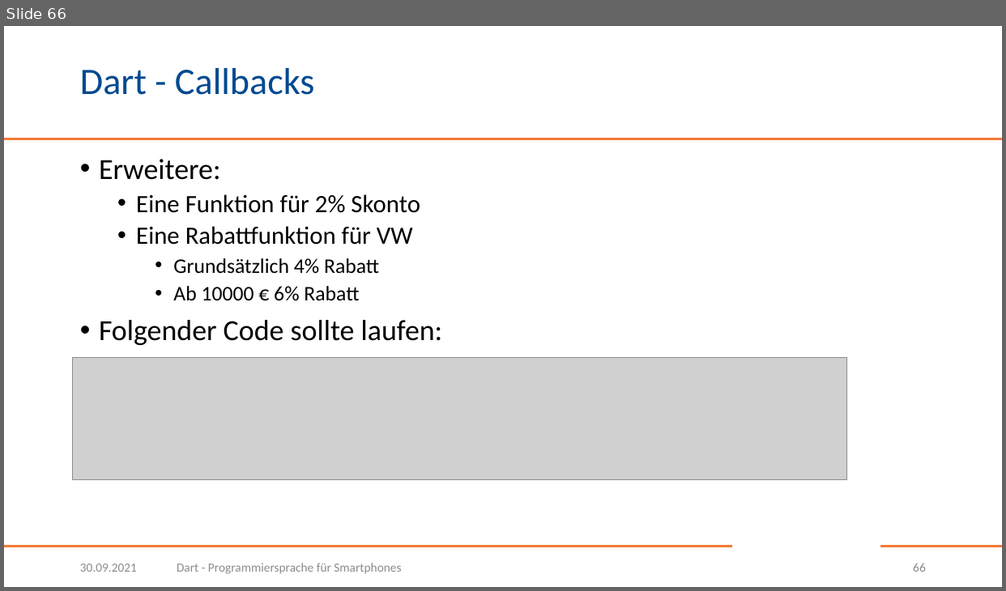
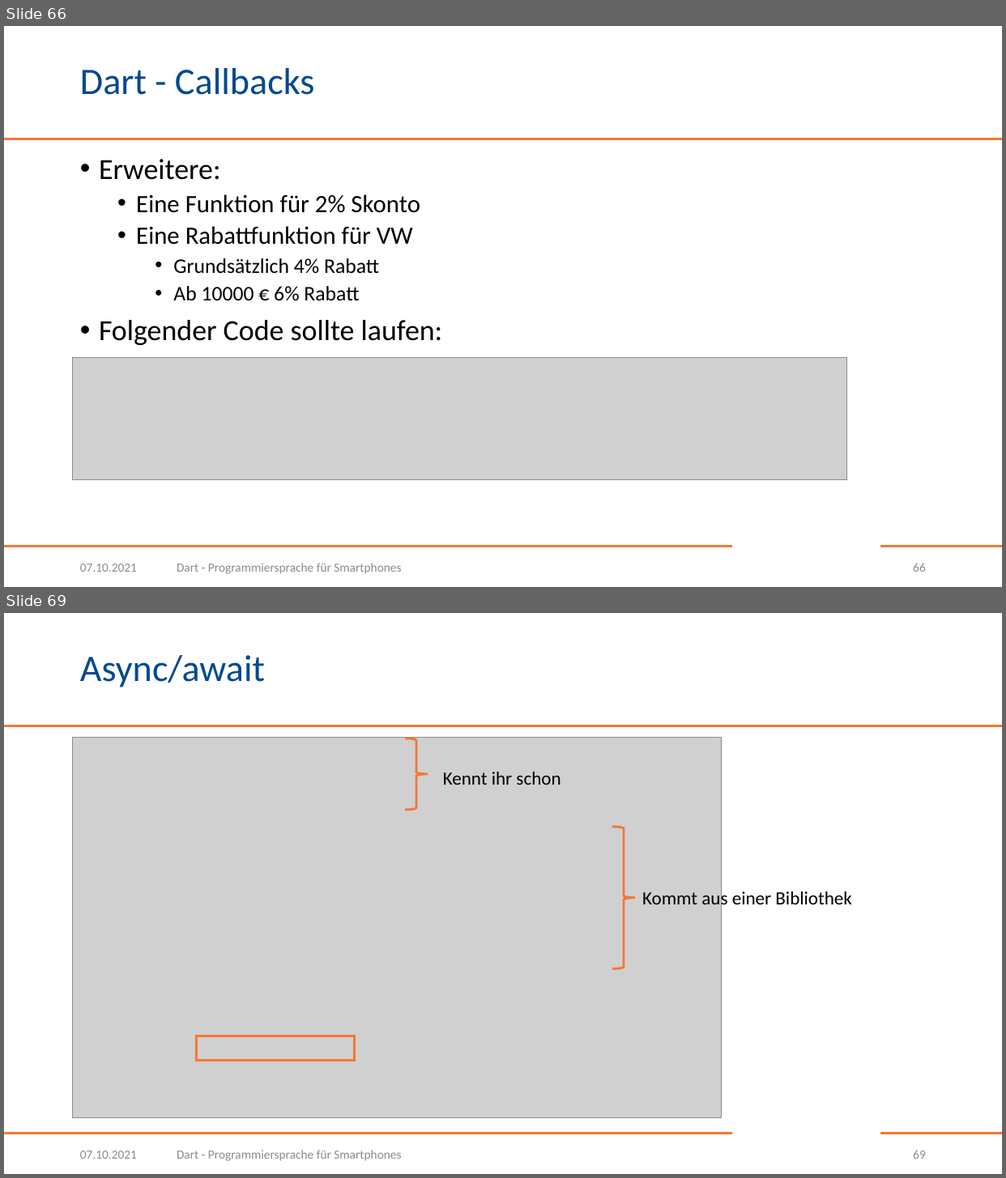
Before and after one commit to BogyMitutoyoCTL/Checklisten-App-2021, a slide deck: Dart.pptx. Shown one above the other, each under a label of ours: slide 66 before the commit, slides 66 and 69 after it; the slides between them are not shown. The pictures are 1006x591 and 1006x1178 pixels, drawn with LibreOffice and Linux fonts; fonts in the diff are those of the drawing; grey boxes stand for pictures; background and template pictures are left out. Boxes give left, top, right and bottom in pixels: in the first picture for what was removed or moved away, otherwise in the second. Text is boxed around its words. In the diff, an @@ line names an element or a change of style, - is before the commit and + after.

```diff
--- a/Dart.pptx
+++ b/Dart.pptx
@@ slide 69 added at box(4, 613, 1002, 1174), background #FFFFFF; not listed: 3 template elements that a slide beside it also shows @@
@@ title added at box(80, 655, 265, 688), 36 pt, text #004990 @@
+Async/await
@@ picture added at box(73, 737, 722, 1118) @@
@@ right brace added at box(405, 739, 428, 810), outline #F47836 2.25 pt @@
@@ text added at box(443, 772, 560, 785), 18 pt, text #000000 @@
+Kennt ihr schon
@@ right brace added at box(612, 827, 635, 969), outline #F47836 2.25 pt @@
@@ text added at box(642, 889, 852, 910), 18 pt, text #000000 @@
+Kommt aus einer Bibliothek
@@ rectangle added at box(197, 1036, 355, 1061), outline #F47836 2.25 pt @@
@@ text added at box(80, 1151, 137, 1159), 12 pt, text #8C8C8C @@
+07.10.2021
@@ text added at box(177, 1150, 401, 1161), 12 pt, text #8C8C8C @@
+Dart - Programmiersprache für Smartphones
@@ page number added at box(913, 1150, 926, 1159), 12 pt, text #8C8C8C @@
+69
@@ slide 66 changed as well @@
@@ text at box(80, 564, 137, 572): text changed @@
-30.09.2021
+07.10.2021
```
Also in this commit, not shown: 68 other slides changed, 3 other slides added.
